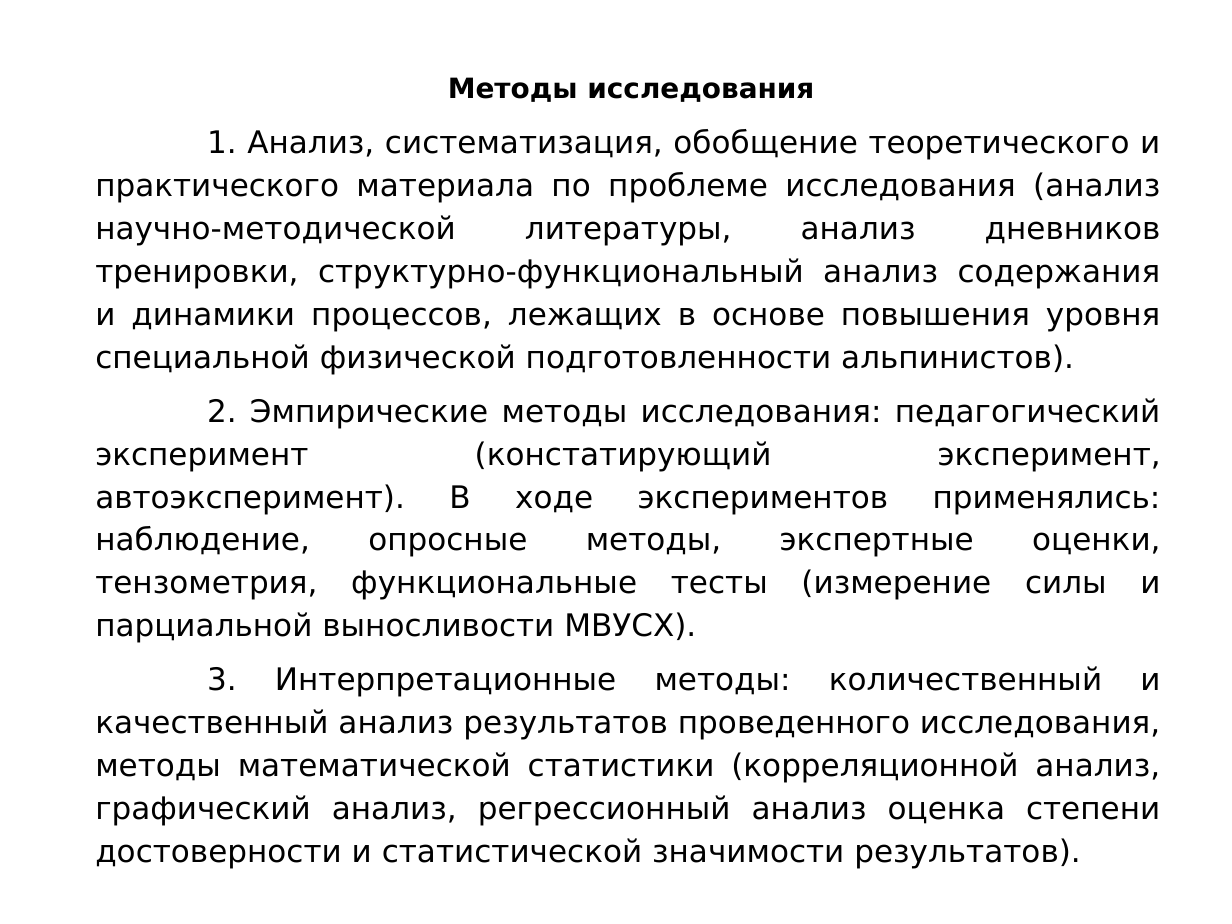
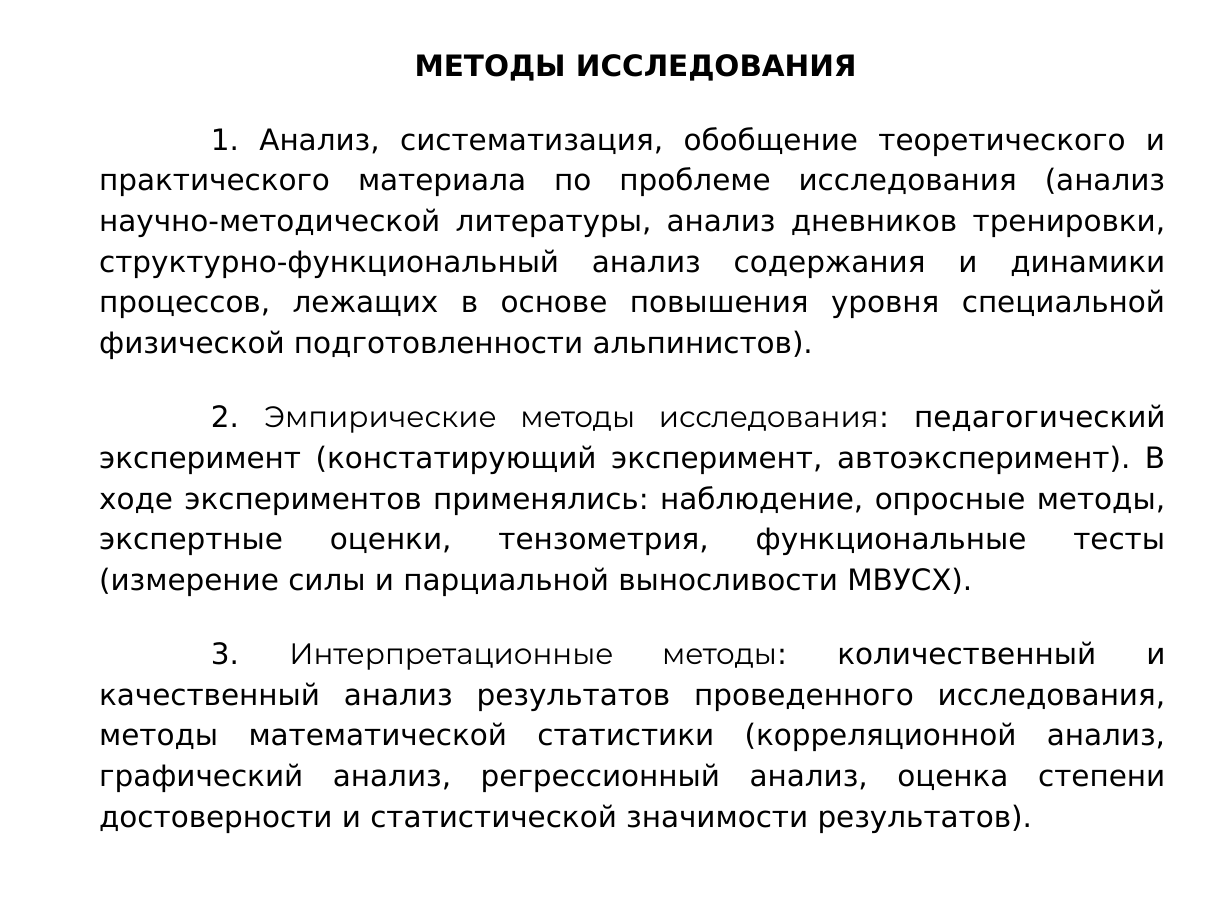
Before and after one commit to VlasenkoPavel/pv-repo, a slide deck: slide 6 of Prezent Vlasenko.ppt (slide 4 before the commit). Drawn at 1232x924 pixels with LibreOffice and Linux fonts; fonts in the diff are those of the drawing. Boxes give left, top, right and bottom in pixels: in the first picture for what was removed or moved away, otherwise in the second. Text is boxed around its words. In the diff, an @@ line names an element or a change of style, - is before the commit and + after.

```diff
--- a/Prezent Vlasenko.ppt
+++ b/Prezent Vlasenko.ppt
@@ text "МЕТОДЫ ИССЛЕДОВАНИЯ": place and size @@
-text "МЕТОДЫ ИССЛЕДОВАНИЯ" at <box>95,77,1161,826</box>
+text "МЕТОДЫ ИССЛЕДОВАНИЯ" at <box>99,54,1165,792</box>
@@ text at <box>415,54,857,81</box>: text changed; size 18 to 19 pt @@
-Методы исследования
+МЕТОДЫ ИССЛЕДОВАНИЯ
@@ text at <box>99,127,1165,596</box>: size 20 to 19 pt in "1. Анализ, систематизация, обобщение теоретического и практи ...", "2. Эмпирические методы исследования: педагогический эксперим ..."; font DejaVu Sans to Montserrat in "Эмпирические методы исследования:"; indent changed; more space between paragraphs @@
@@ text at <box>99,641,1165,792</box>: text changed; size 20 to 19 pt @@
-3. Интерпретационные методы: количественный и качественный анализ результатов проведенного исследования, методы математической статистики (корреляционной анализ, графический анализ, регрессионный анализ оценка степени достоверности и статистической значимости результатов).
+3. Интерпретационные методы: количественный и качественный анализ результатов проведенного исследования, методы математической статистики (корреляционной анализ, графический анализ, регрессионный анализ, оценка степени достоверности и статистической значимости результатов).
```
Also in this commit, not shown: 18 other slides changed, 6 slides added, 5 slides removed, 10 other files.
